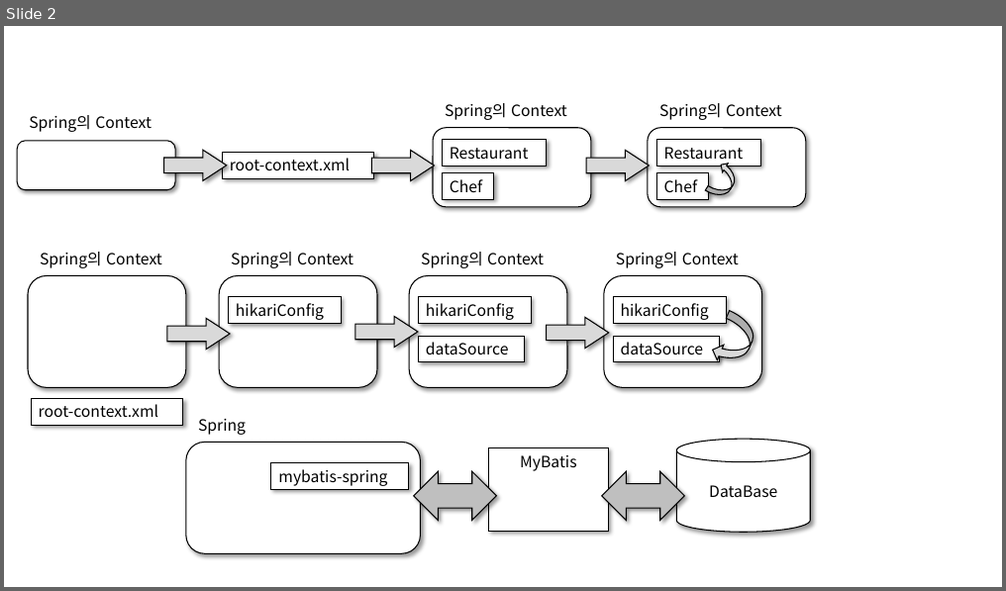
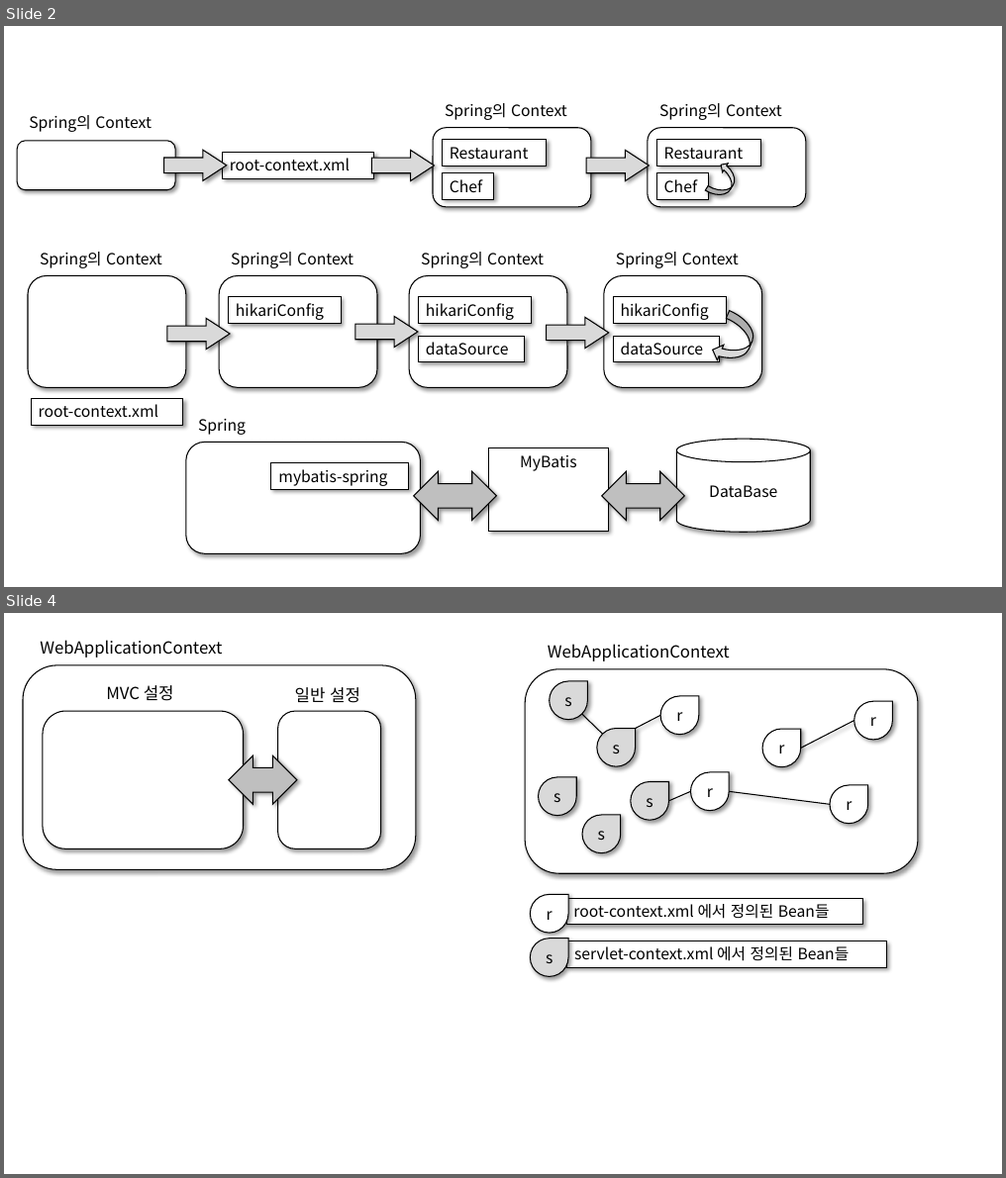
Before and after one commit to yoon1fe/TIL, a slide deck: Spring/pics.pptx. Shown one above the other, each under a label of ours: slide 2 before the commit, slides 2 and 4 after it; the slides between them are not shown. The pictures are 1006x591 and 1006x1178 pixels, drawn with LibreOffice and Linux fonts; fonts in the diff are those of the drawing. Boxes give left, top, right and bottom in pixels: in the first picture for what was removed or moved away, otherwise in the second. Text is boxed around its words. In the diff, an @@ line names an element or a change of style, - is before the commit and + after.

```diff
--- a/Spring/pics.pptx
+++ b/Spring/pics.pptx
@@ slide 4 added at (4,613,1002,1174), background #FFFFFF @@
@@ rounded rectangle added at (525,669,918,873), fill #FFFFFF, outline #000000 1 pt @@
@@ text added at (548,644,730,662), 16 pt, text #000000 @@
+WebApplicationContext
@@ group added at (23,640,416,869): 3 rounded rectangles, 3 texts, 1 left right arrow @@
+WebApplicationContext
+MVC 설정
+일반 설정
@@ teardrop added at (549,681,588,719), fill #D9D9D9, outline #000000 1 pt, 15 pt, text #000000 @@
+s
@@ teardrop added at (660,696,699,735), fill #FFFFFF, outline #000000 1 pt, 15 pt, text #000000 @@
+r
@@ teardrop added at (854,701,893,740), fill #FFFFFF, outline #000000 1 pt, 15 pt, text #000000 @@
+r
@@ line added from (582, 714) to (603, 735), #000000 1 pt @@
@@ teardrop added at (597,728,635,766), fill #D9D9D9, outline #000000 1 pt, 15 pt, text #000000 @@
+s
@@ line added from (635, 728) to (660, 716), #000000 1 pt @@
@@ teardrop added at (762,729,801,767), fill #FFFFFF, outline #000000 1 pt, 15 pt, text #000000 @@
+r
@@ line added from (801, 748) to (854, 721), #000000 1 pt @@
@@ teardrop added at (539,777,576,816), fill #D9D9D9, outline #000000 1 pt, 15 pt, text #000000 @@
+s
@@ teardrop added at (631,782,668,820), fill #D9D9D9, outline #000000 1 pt, 15 pt, text #000000 @@
+s
@@ teardrop added at (690,772,729,811), fill #FFFFFF, outline #000000 1 pt, 15 pt, text #000000 @@
+r
@@ teardrop added at (830,785,868,823), fill #FFFFFF, outline #000000 1 pt, 15 pt, text #000000 @@
+r
@@ teardrop added at (583,815,621,854), fill #D9D9D9, outline #000000 1 pt, 15 pt, text #000000 @@
+s
@@ line added from (668, 801) to (690, 792), #000000 1 pt @@
@@ line added from (730, 792) to (830, 805), #000000 1 pt @@
@@ teardrop added at (531,894,568,933), fill #FFFFFF, outline #000000 1 pt, 15 pt, text #000000 @@
+r
@@ rectangle added at (566,898,862,925), fill #FFFFFF, outline #000000 0.75 pt, 15 pt, text #000000 @@
+root-context.xml 에서 정의된 Bean들
@@ teardrop added at (531,939,568,977), fill #D9D9D9, outline #000000 1 pt, 15 pt, text #000000 @@
+s
@@ rectangle added at (567,941,887,967), fill #FFFFFF, outline #000000 0.75 pt, 15 pt, text #000000 @@
+servlet-context.xml 에서 정의된 Bean들
```
Also in this commit, not shown: 4 other slides added, 1 other file.
